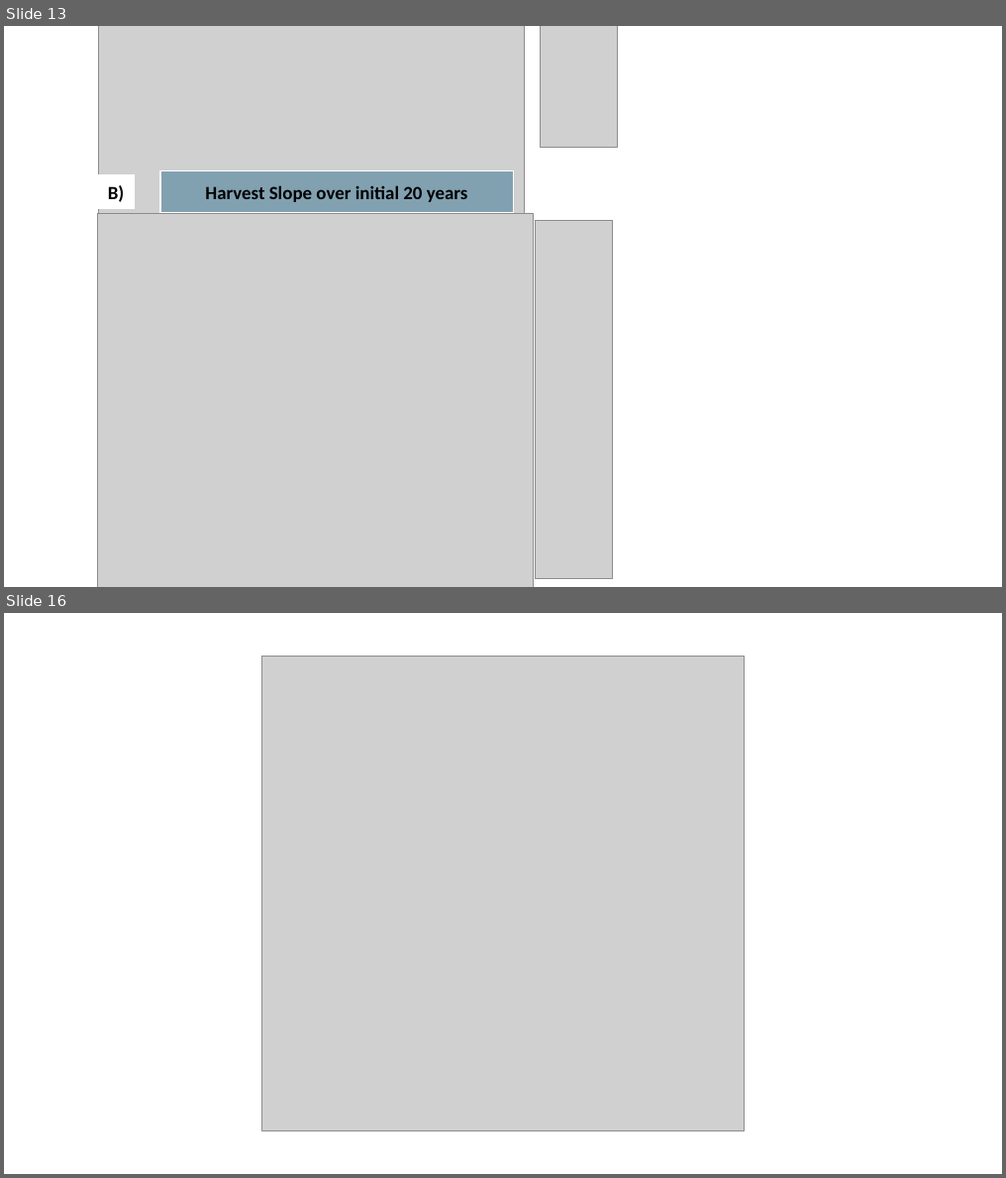
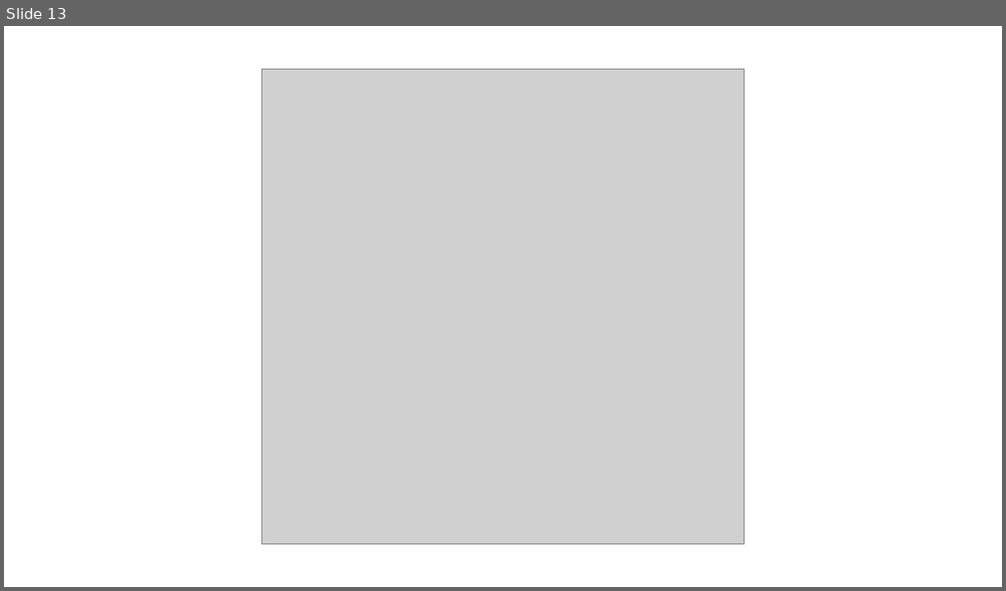
Before and after one commit to d3vynn/MBIO740_AMD, a slide deck: output/Figures/Figs.pptx. Shown one above the other, each under a label of ours: slides 13 and 16 before the commit, slide 13 after it; the slides between them are not shown. The pictures are 1006x1178 and 1006x591 pixels, drawn with LibreOffice and Linux fonts; fonts in the diff are those of the drawing; grey boxes stand for pictures; background and template pictures are left out. Boxes give left, top, right and bottom in pixels: in the first picture for what was removed or moved away, otherwise in the second. Text is boxed around its words. In the diff, an @@ line names an element or a change of style, - is before the commit and + after.

```diff
--- a/output/Figures/Figs.pptx
+++ b/output/Figures/Figs.pptx
@@ slide 13 removed at bbox=[4, 26, 1002, 587], background #FFFFFF @@
@@ group removed at bbox=[98, 26, 618, 587]: 4 pictures, 2 rectangles @@
-Harvest Slope over initial 20 years
-B)
@@ what was slide 16 is now slide 13 @@
```
Also in this commit, not shown: 4 slides added, 6 other slides removed, 56 other files.
